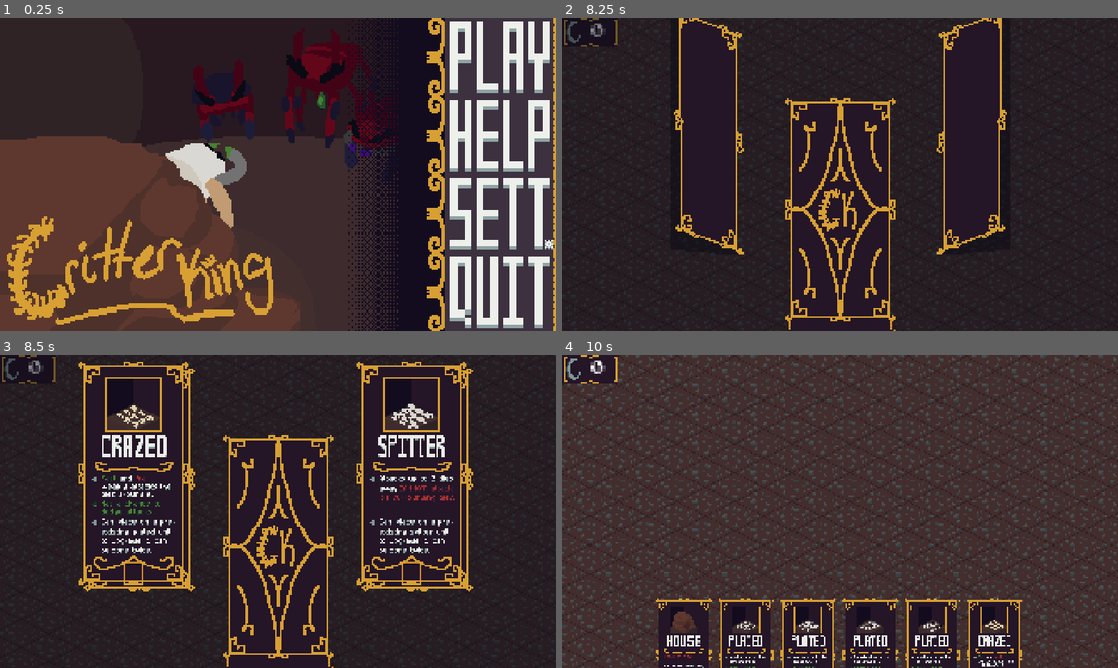
Above: before the commit, frames 1-4 (two rows, left to right).
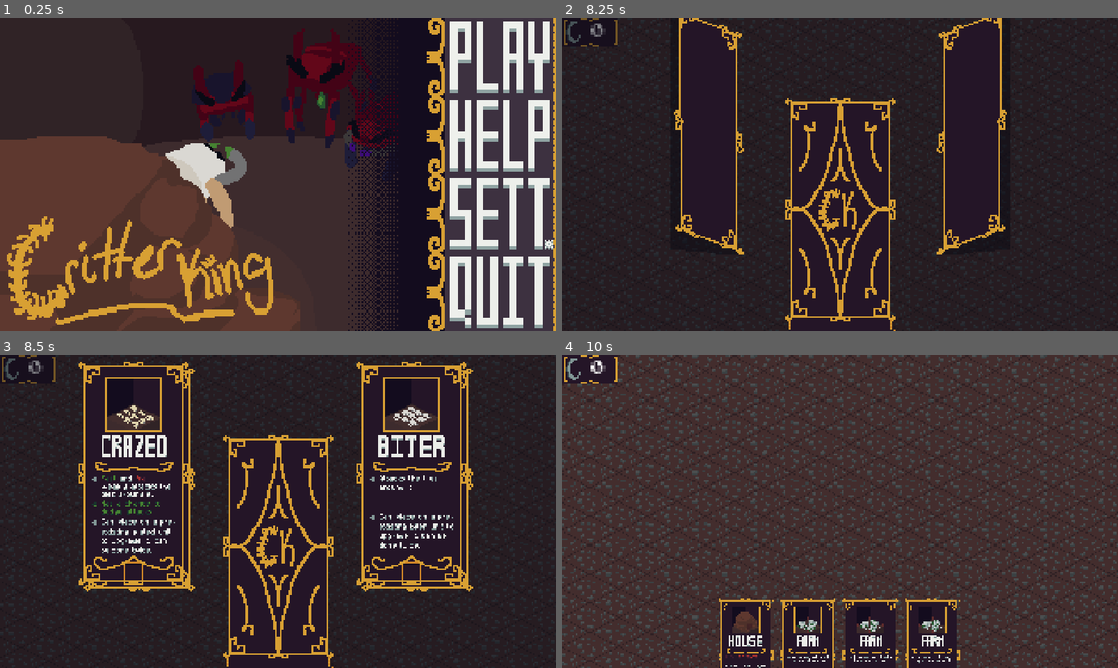
Above: after the commit, the same moments.

Repository: LogCheung/Critterking
Game: Godot game, scene res://World/Scenes/world.tscn
The game is run twice, just before and just after one commit, with the same random seed, the same clock (stepped at 60 frames per second) and the same inputs.
Inputs (mouse positions are in pixels of both pictures, inside the frame that each line leads up to):
- Up to frame 1 (0.25 s): no input
- Up to frame 2 (8.25 s): click (1062, 58) at 0.5 s; move the mouse to (962, 158) at 1.27 s; hold S (camera_move_down) 1.28-2 s; click (962, 158) at 1.42 s; click (1090, 315) at 2 s; click (834, 215) at 2.75 s; click (834, 215) at 3.5 s; click (695, 136) at 4.27 s; click (834, 215) at 5 s; tap Enter at 5.75 s; move the mouse to (728, 190) at 5.77 s; tap A (camera_move_left) at 5.85 s; click (728, 190) at 5.92 s; tap Space at 6.5 s; move the mouse to (895, 105) at 6.52 s; hold D (camera_move_right) 6.53-7.28 s; click (895, 105) at 6.67 s; move the mouse to (812, 237) at 7.27 s; tap W (camera_move_up) at 7.35 s; click (812, 237) at 7.42 s; move the mouse to (1006, 221) at 8.02 s; tap Mouse wheel up (camera_zoom_in) at 8.1 s; click (1006, 221) at 8.17 s
- Up to frame 3 (8.5 s): no input
- Up to frame 4 (10 s): click (695, 473) at 8.77 s; move the mouse to (673, 464) at 9.52 s; tap Mouse wheel down (camera_zoom_out) at 9.6 s; click (673, 464) at 9.67 s

Frames 1-2 are identical in both runs. In frame 3, 1.5% of the frame differs, in the area x 66-82%, y 15-64%; in frame 4, 4.8%, in the area x 16-83%, y 77-100%.

Commit message:
bombardier basics, still need to figure out arc

Diff:
--- a/minibadkings/UI/Scripts/card.gd
+++ b/minibadkings/UI/Scripts/card.gd
@@ -5,7 +5,7 @@
 const BUILDING = preload("res://TileMap/Scenes/building.tscn")
 
 enum CARDTYPE {
-	NONE = 0, BITER = 1,PLATED = 2,SPITTER = 3,CRAZED = 4,TRAPS ,DESTROY ,
+	NONE = 0, BITER = 1,PLATED = 2,SPITTER = 3,BOMBARDIER, FLYING ,CRAZED,TRAPS ,DESTROY ,
 	HOUSE, CARE , FARM , SAPSTORE, NURSERY, STORAGE
 }
 enum ROLLTYPE {
--- a/minibadkings/Units/Scenes/unit.tscn
+++ b/minibadkings/Units/Scenes/unit.tscn
@@ -377,6 +377,7 @@
 [node name="is_ranged" type="Node" parent="UtilityAiAgent/strafe/UtilityAiAggregation2"]
 script = ExtResource("9_jqc0h")
 type = 3
+secondType = 4
 curve = SubResource("Curve_8nglq")
 metadata/_custom_type_script = "uid://ds3cm31xh6g85"
 
--- a/minibadkings/Units/Scripts/ally.gd
+++ b/minibadkings/Units/Scripts/ally.gd
@@ -10,6 +10,7 @@
 const MELEENORMALNW = preload("res://Units/Assets/AllyMelee/AllyMeleeNormalNW.png")
 const RANGEDNORMALNW = preload("res://Units/Assets/AllyRanged/AllyRangedNormalNW.png")
 const SHIELDEDNORMALNW = preload("res://Units/Assets/AllyShield/AllyShieldNormalNW.png")
+const BOMBERNORMALSE = preload("res://Units/Assets/AllyBombardier/AllyBombardierSE.png")
 
 const UPMELEENORMALSE = preload("res://Units/Assets/AllyMelee/AllyMeleeUpgradedSE.png")
 const UPRANGEDNORMALSE = preload("res://Units/Assets/AllyRanged/AllyRangedUpgradedSE.png")
@@ -18,6 +19,7 @@
 const UPMELEENORMALNW = preload("res://Units/Assets/AllyMelee/AllyMeleeUpgradedNW.png")
 const UPRANGEDNORMALNW = preload("res://Units/Assets/AllyRanged/AllyRangedUpgradedNW.png")
 const UPSHIELDEDNORMALNW = preload("res://Units/Assets/AllyShield/AllyShieldUpgradedNW.png")
+const UPBOMBERNORMALSE = preload("res://Units/Assets/AllyBombardier/AllyBombardierUpgradedSE.png")
 
 var allyGroup : AllyGroup
 var healing : bool
@@ -96,8 +98,8 @@
 			if distToTarget <= attackRange :
 				if !attack_cd.time_left <= 0 : return
 				if anim.is_playing() : return
-				if type == TYPE.RANGED and distToTarget < ranged_buffer:
-					too_close = true
+				if type == TYPE.RANGED or type == TYPE.BOMBER:
+					too_close = distToTarget < ranged_buffer
 					return
 				too_close = false
 
@@ -152,32 +154,31 @@
 	match type:
 		TYPE.MELEE:
 			visionRange = 32
-			sprite_2d.texture = MELEENORMALSE
-			if upgraded:
-				sprite_2d.texture = UPMELEENORMALSE
+			sprite_2d.texture = MELEENORMALSE if !upgraded else UPMELEENORMALSE
 		TYPE.RANGED:
-			sprite_2d.texture = RANGEDNORMALSE
+			sprite_2d.texture = RANGEDNORMALSE if !upgraded else UPRANGEDNORMALSE
 			health = 2
 			damage = 1.5
 			attackRange = 100
 			visionRange = 120
 			attack_cd.wait_time = 2
-			if upgraded:
-				sprite_2d.texture = UPRANGEDNORMALSE
 		TYPE.SHIELDED:
 			visionRange = 32
-			sprite_2d.texture = SHIELDEDNORMALSE
 			damage = 1
-			if upgraded:
-				sprite_2d.texture = UPSHIELDEDNORMALSE
+			sprite_2d.texture = SHIELDEDNORMALSE if !upgraded else UPSHIELDEDNORMALSE
 		TYPE.CRAZED:
-			sprite_2d.texture = CRAZEDNORMALSE
+			sprite_2d.texture = CRAZEDNORMALSE if !upgraded else UPCRAZEDNORMALSE
 			health = 0.5
 			damage = 0.5
 			speed = 60
 			attack_cd.wait_time = .5
-			if upgraded:
-				sprite_2d.texture = UPCRAZEDNORMALSE
+		TYPE.BOMBER:
+			sprite_2d.texture = BOMBERNORMALSE if !upgraded else UPBOMBERNORMALSE
+			health = 2
+			damage = 1
+			attackRange = 120
+			visionRange = 140
+			attack_cd.wait_time = 3
 	set_up_vision()
 
 func on_health_change() -> void:
--- a/minibadkings/Units/Scripts/considerType.gd
+++ b/minibadkings/Units/Scripts/considerType.gd
@@ -1,10 +1,11 @@
 extends UtilityAiConsideration
 
 @export var type : Unit.TYPE
+@export var secondType : Unit.TYPE
 
 @onready var node : Unit = self.owner
 
 func score() -> float:
-	if node.type == type:
+	if node.type == type or node.type == secondType:
 		return 1.0
 	return 0.0
--- a/minibadkings/Units/Scripts/projectile.gd
+++ b/minibadkings/Units/Scripts/projectile.gd
@@ -5,10 +5,16 @@
 @export var DIRECTION : Vector2
 @export var damage : int
 @export var is_enemy : bool
+@export var is_bombard : bool
+
 const ENEMYPROJ = preload("res://Units/Assets/EnemyProjectile.png")
 var travelled_distance = 0
 
+var des_angle = 30
+var curYSpeed
+
 func _ready() -> void:
+	curYSpeed = SPEED
 	if is_enemy:
 		$Sprite2D.texture = ENEMYPROJ
 		set_collision_mask_value(2,true)
@@ -16,11 +22,17 @@
 		set_collision_mask_value(3, true)
 
 func _process(delta):
-	position += DIRECTION * SPEED * delta
+	if !is_bombard:
+		position += DIRECTION * SPEED * delta
 
-	travelled_distance += SPEED * delta
-	if travelled_distance > RANGE:
-		queue_free()
+		travelled_distance += SPEED * delta
+		if travelled_distance > RANGE:
+			queue_free()
+	elif is_bombard:
+		position.x += DIRECTION.x * SPEED * delta * cos(des_angle)
+		position.y += DIRECTION.x * curYSpeed * delta * sin(des_angle)
+		curYSpeed -= gravity
+		pass
 
 
 func _on_area_entered(area: Area2D) -> void:
--- a/minibadkings/Units/Scripts/unit.gd
+++ b/minibadkings/Units/Scripts/unit.gd
@@ -5,7 +5,7 @@
 	NONE,FORM, FIGHT, RAID, STRAFE, HEAL
 }
 enum TYPE {
-	NONE, MELEE, SHIELDED, RANGED, CRAZED, FLYING, BOMBER
+	NONE, MELEE, SHIELDED, RANGED,BOMBER,FLYING,CRAZED,
 }
 
 signal selected
@@ -98,12 +98,13 @@
 	attacking = false
 	# Shooting after animation finished
 	if !target : return
-	if type == TYPE.RANGED:
+	if type == TYPE.RANGED or type == TYPE.BOMBER:
 		var proj = preload("res://Units/Scenes/projectile.tscn").instantiate()
 		proj.DIRECTION = global_position.direction_to(target.global_position)
 		proj.global_position = global_position
 		proj.damage = damage
 		proj.is_enemy = self is Enemy
+		proj.is_bombard = type == TYPE.BOMBER
 		get_tree().get_first_node_in_group("WORLD").add_child(proj)
 
 func find_target() -> void:
--- a/minibadkings/World/Scripts/world.gd
+++ b/minibadkings/World/Scripts/world.gd
@@ -51,9 +51,9 @@
 	starting_roll = true
 	for i in range(1):
 		add_house_card()
-	for i in range(3):
+	for i in range(1):
 		var hCard : Card = preload("res://UI/Scenes/card.tscn").instantiate()
-		hCard.type = Card.CARDTYPE.PLATED
+		hCard.type = Card.CARDTYPE.BOMBARDIER
 		ui.hand.get_child(0).add_child(hCard)
 func add_house_card() -> void:
 	var hCard : Card = preload("res://UI/Scenes/card.tscn").instantiate()
